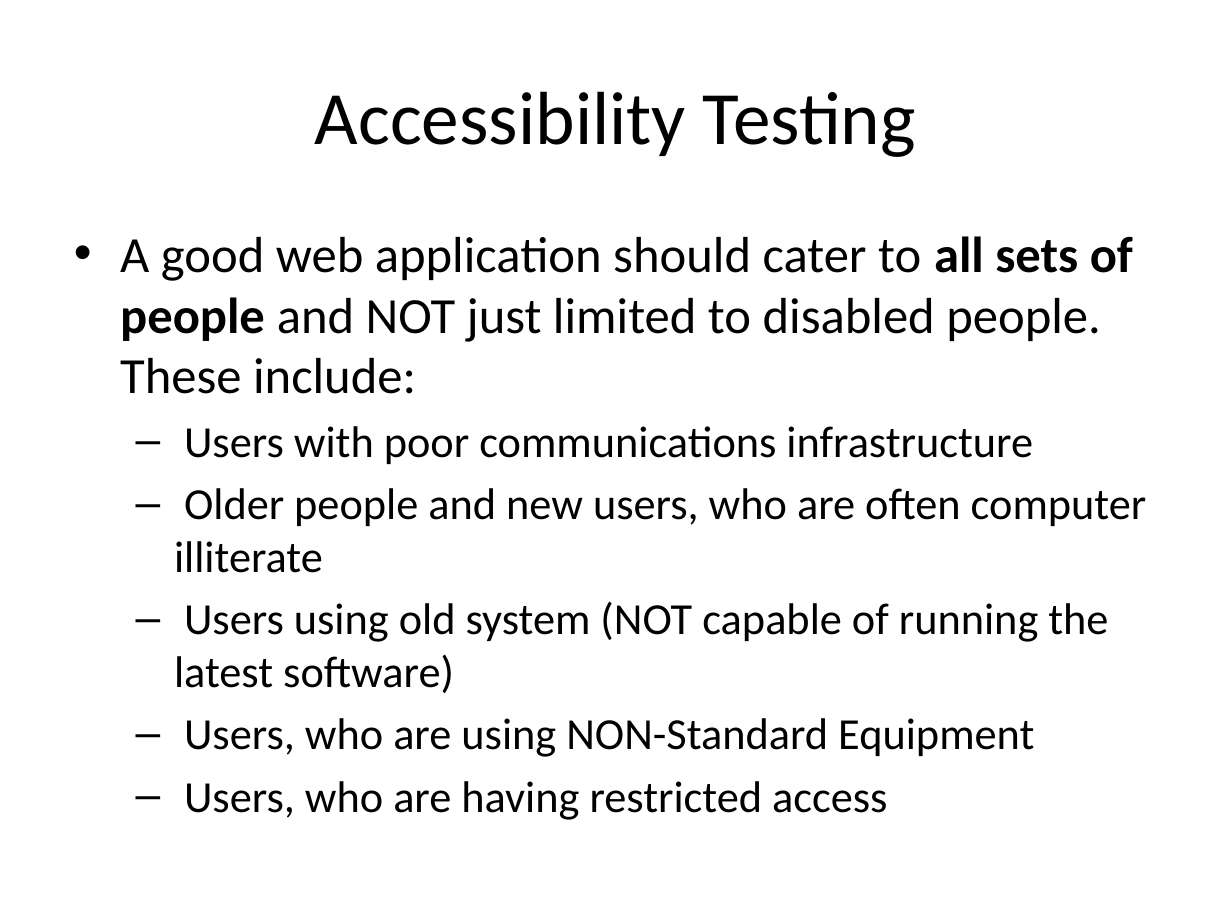
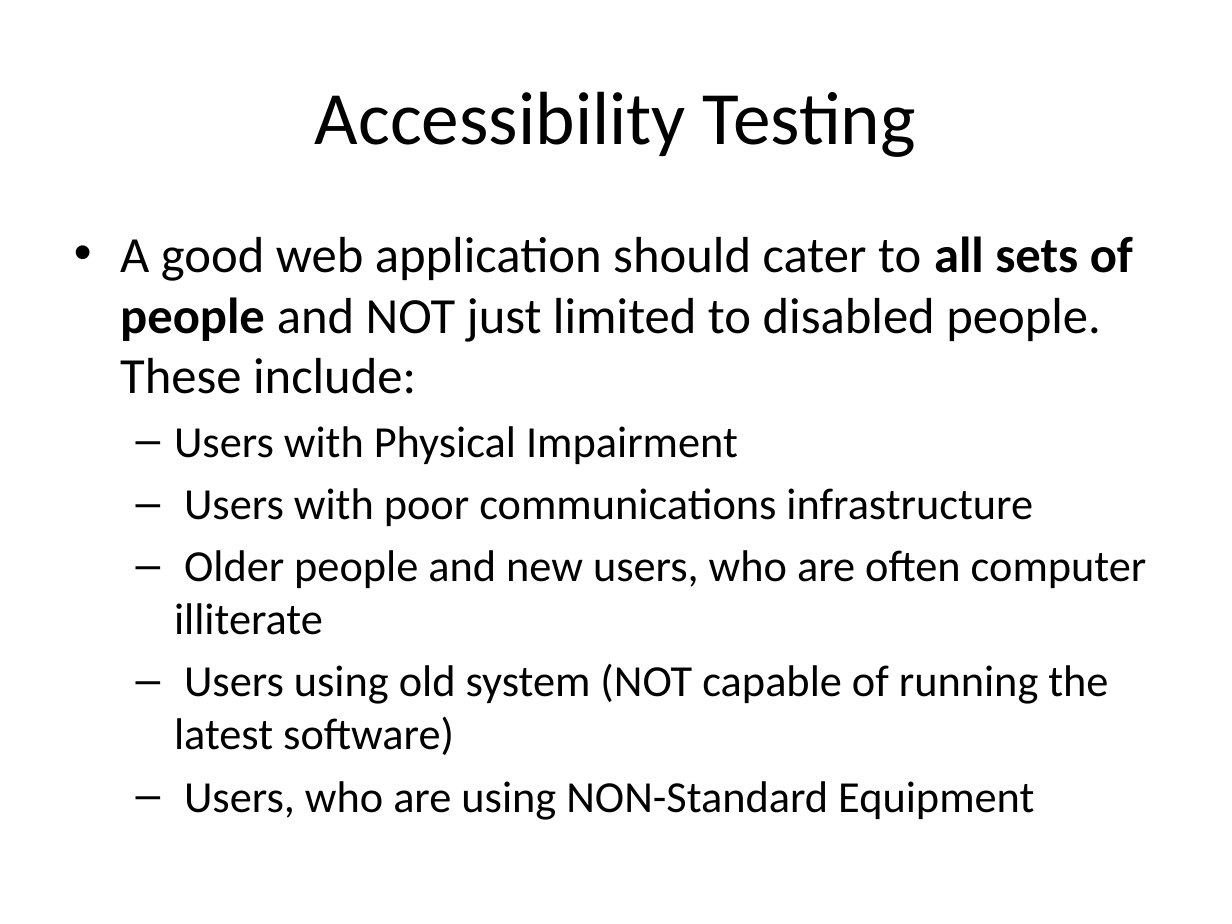
Before and after one commit to Team-Lich/Presentations, a slide deck: slide 3 of accessibility-testing.pptx. Drawn at 1232x924 pixels with LibreOffice and Linux fonts; fonts in the diff are those of the drawing. Boxes give left, top, right and bottom in pixels: in the first picture for what was removed or moved away, otherwise in the second. Text is boxed around its words. In the diff, an @@ line names an element or a change of style, - is before the commit and + after.

Commit message:
Small fix in last slide

```diff
--- a/accessibility-testing.pptx
+++ b/accessibility-testing.pptx
@@ text at <box>174,426,738,464</box>: paragraph added @@
+  – Users with Physical Impairment
@@ text at <box>184,781,887,820</box>: paragraph removed @@
-  – Users, who are having restricted access
```
Also in this commit, not shown: 1 other slide changed.
